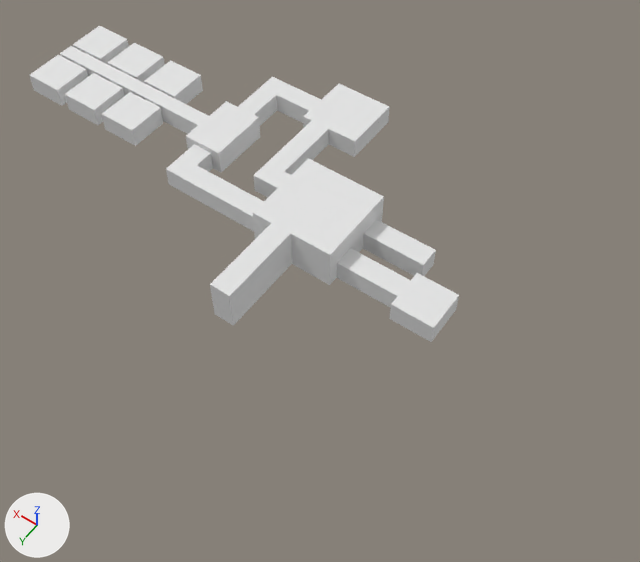
The Blender file DyNaDeMo/assets/Textures/Master.blend: old version first, new version second.
Camera for both pictures: a 50 mm camera at (-29.1, 24.5, 29.7) aimed at (-15.2, 5.0, -0.8). Every picture has the same lights, and +X, +Y and +Z are marked at lower left.

Names of what the first picture shows: 'Corridor', 'Corridor1.001', 'Corridor1.002', 'Corridor2.001', 'Room', 'Room.001', 'Room.002', 'Room.003', 'Room5', 'Room6.001', 'TallCorridor1', 'TallCorridor2'.
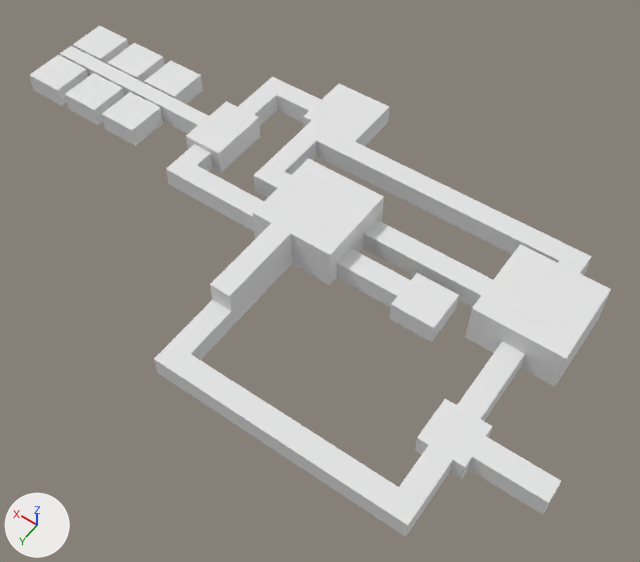
Commit message: Finish map.

What differs and where, as boxes [x1, y1, x2, y2] in the pictures (640 x 562 px):
'Room.004', added
    after: [465, 244, 611, 387]
'Corridor2.003', added
    after: [174, 354, 399, 521]
'CorridorLeft.002', added
    after: [316, 129, 569, 263]
'Corridor.004', added
    after: [469, 437, 561, 515]
'Room.005', added
    after: [415, 399, 493, 480]
'Corridor1.003', added
    after: [382, 445, 453, 537]
'Corridor1.004', added
    after: [154, 300, 233, 385]
'CorridorLeft.001', added
    after: [457, 342, 525, 421]
'Corridor.003', added
    after: [422, 250, 493, 307]
'CorridorLeft', added
    after: [558, 246, 592, 275]

Edits to the bpy script that builds the scene:
```text
Add me_corridor2_004:
    me_corridor2_004.from_pydata([(4.33, -1.0, 0.0), (4.33, 1.0, 0.0), (4.33, -1.0, 1.0), (4.33, 1.0, 1.0), (-2.0, 1.0, 0.0), (-2.0, 1.0, 1.0), (-2.0, -1.0, 1.0), (-2.0, -1.0, 0.0)], [], [(0, 1, 4, 7), (3, 5, 4, 1), (6, 2, 0, 7), (2, 6, 5, 3)])
    me_corridor2_004.materials.append(mat_room_016)  # white #e5e5e5
Add me_corridor_008:
    me_corridor_008.from_pydata([(-1.0, -1.0, 0.0), (1.0, -1.0, 0.0), (-1.0, 1.0, 0.0), (1.0, 1.0, 0.0), (-1.0, -1.0, 1.0), (1.0, -1.0, 1.0), (-1.0, 1.0, 1.0), (1.0, 1.0, 1.0), (1.0, -0.5, 0.0), (1.0, 0.5, 0.0), (1.0, -0.5, 0.9), (1.0, 0.5, 0.9)], [], [(0, 1, 8, 9, 3, 2), (4, 6, 7, 5), (3, 7, 6, 2), (9, 11, 7, 3), (0, 4, 5, 1), (2, 6, 4, 0), (5, 10, 8, 1), (5, 7, 11, 10)])
    me_corridor_008.materials.append(mat_room_014)  # white #e5e5e5
Add ob_corridor2_003:
    ob_corridor2_003 = bpy.data.objects.new('Corridor2.003', me_corridor2_004)
    ob_corridor2_003.location = (-17.0, 12.5, 0.0)
    ob_corridor2_003.rotation_euler = (0.0, 0.0, 3.142)  # degrees (0, 0, 180)
    ob_corridor2_003.scale = (1.5, 0.5, 1.0)
Add ob_corridor1_004:
    ob_corridor1_004 = bpy.data.objects.new('Corridor1.004', me_corridor1_005)  # 22 vertices, 17 faces, 3 loose edges; spans x -1.33..1.0, y -1.0..1.0, z 0.0..1.0; in mat_room_015 (white #e5e5e5)
    ob_corridor1_004.location = (-13.5, 11.0, 0.0)
    ob_corridor1_004.rotation_euler = (0.0, 0.0, -1.571)  # degrees (0, 0, -90)
    ob_corridor1_004.scale = (1.5, 0.5, 1.0)
Add ob_room_005:
    ob_room_005 = bpy.data.objects.new('Room.005', me_room_005)  # 20 vertices, 12 faces; spans x -1.0..1.0, y -1.0..1.0, z 0.0..1.0; in mat_room_014 (white #e5e5e5)
    ob_room_005.location = (-24.0, 9.0, 0.0)
    ob_room_005.rotation_euler = (0.0, 0.0, -1.571)  # degrees (0, 0, -90)
Add ob_corridor1_003:
    ob_corridor1_003 = bpy.data.objects.new('Corridor1.003', me_corridor1_004)  # 22 vertices, 17 faces, 3 loose edges; spans x -1.0..1.0, y -1.0..1.0, z 0.0..1.0; in mat_room_014 (white #e5e5e5)
    ob_corridor1_003.location = (-24.0, 11.5, 0.0)
    ob_corridor1_003.rotation_euler = (0.0, 0.0, -1.571)  # degrees (0, 0, -90)
    ob_corridor1_003.scale = (1.5, 0.5, 1.0)
Add ob_corridor_004:
    ob_corridor_004 = bpy.data.objects.new('Corridor.004', me_corridor_008)
    ob_corridor_004.location = (-26.5, 9.0, 0.0)
    ob_corridor_004.scale = (1.5, 0.5, 1.0)
Add ob_corridorleft_002:
    ob_corridorleft_002 = bpy.data.objects.new('CorridorLeft.002', me_corridorleft_002)  # 24 vertices, 16 faces, 7 loose edges; spans x -8.0..1.0, y -1.0..1.0, z 0.0..1.0; in mat_room_013 (white #e5e5e5)
    ob_corridorleft_002.location = (-12.5, -1.0, 0.0)
    ob_corridorleft_002.scale = (1.5, 0.5, 1.0)
Add ob_corridorleft_001:
    ob_corridorleft_001 = bpy.data.objects.new('CorridorLeft.001', me_corridorleft_001)  # 32 vertices, 28 faces, 4 loose edges; spans x -1.33..1.0, y -1.0..1.0, z 0.0..1.0; in mat_room_012 (white #e5e5e5)
    ob_corridorleft_001.location = (-24.0, 6.0, 0.0)
    ob_corridorleft_001.rotation_euler = (0.0, 0.0, 4.712)  # degrees (0, 0, 270)
    ob_corridorleft_001.scale = (1.5, 0.5, 1.0)
Add ob_room_004:
    ob_room_004 = bpy.data.objects.new('Room.004', me_room_004)  # 20 vertices, 12 faces; spans x -1.0..1.0, y -1.0..1.0, z 0.0..2.0; in mat_room_011 (white #e5e5e5)
    ob_room_004.location = (-24.0, 2.5, 0.0)
    ob_room_004.rotation_euler = (0.0, 0.0, -3.142)  # degrees (0, 0, -180)
    ob_room_004.scale = (2.0, 2.0, 1.0)
Add ob_corridorleft:
    ob_corridorleft = bpy.data.objects.new('CorridorLeft', me_corridorleft)  # 22 vertices, 16 faces, 3 loose edges; spans x -0.33..1.0, y -1.0..1.0, z 0.0..1.0; in mat_room_011 (white #e5e5e5)
    ob_corridorleft.location = (-24.0, -1.0, 0.0)
    ob_corridorleft.rotation_euler = (0.0, 0.0, -4.712)  # degrees (0, 0, -270)
    ob_corridorleft.scale = (1.5, 0.5, 1.0)
Add ob_corridor_003:
    ob_corridor_003 = bpy.data.objects.new('Corridor.003', me_corridor_007)  # 20 vertices, 16 faces, 2 loose edges; spans x -1.0..1.0, y -1.0..1.0, z 0.0..1.0; in mat_room_011 (white #e5e5e5)
    ob_corridor_003.location = (-20.5, 2.5, 0.0)
    ob_corridor_003.rotation_euler = (0.0, 0.0, -3.142)  # degrees (0, 0, -180)
    ob_corridor_003.scale = (1.5, 0.5, 1.0)
```
